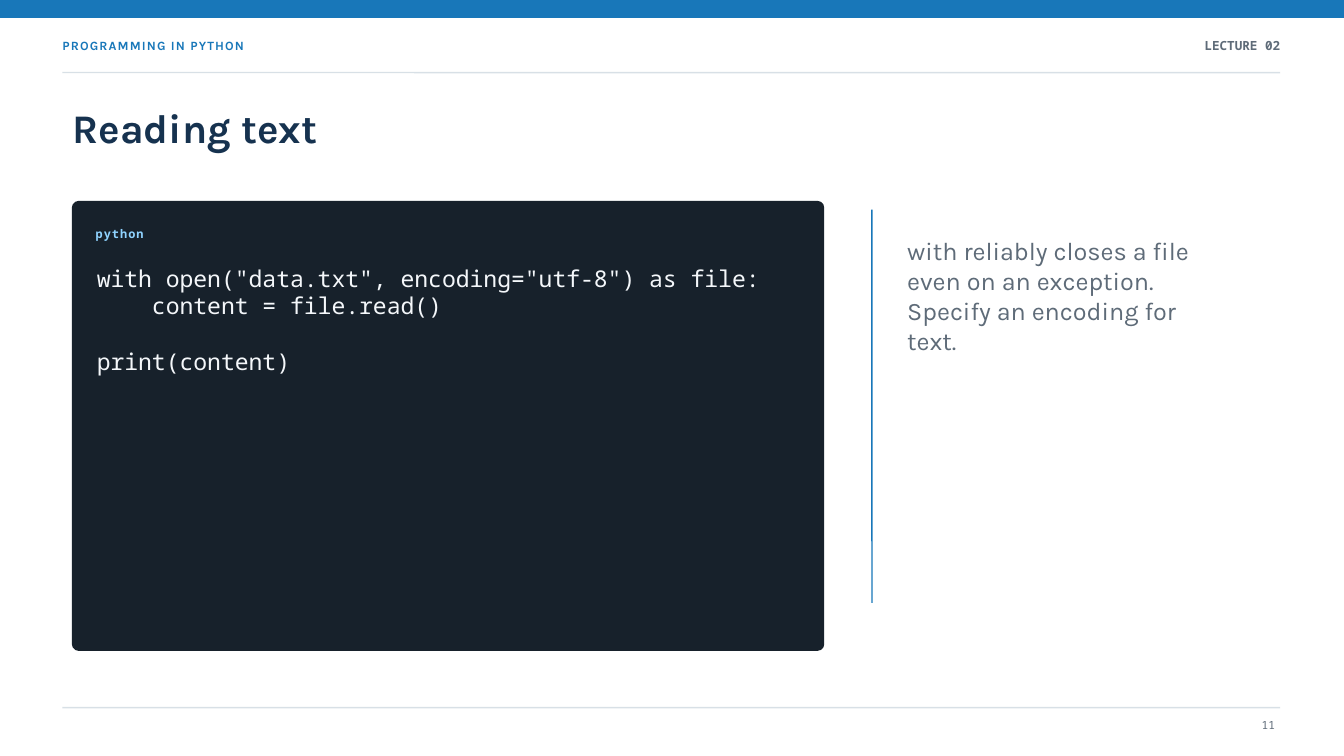
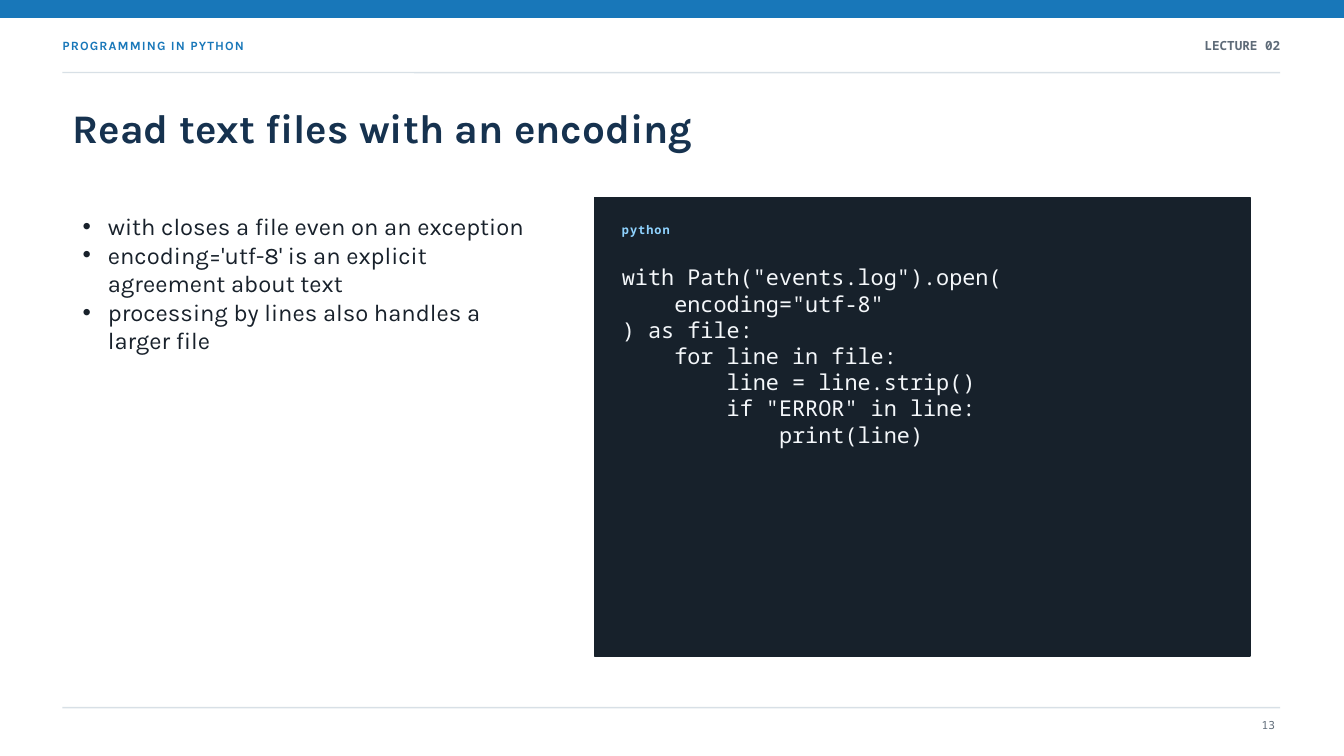
Before and after one commit to marek-horvath/python, a slide deck: slide 13 of presentations/02-skriptovanie-automatizacia.en.pptx (slide 11 before the commit). Drawn at 1344x756 pixels with LibreOffice and Linux fonts; fonts in the diff are those of the drawing. Boxes give left, top, right and bottom in pixels: in the first picture for what was removed or moved away, otherwise in the second. Text is boxed around its words. In the diff, an @@ line names an element or a change of style, - is before the commit and + after.

```diff
--- a/presentations/02-skriptovanie-automatizacia.en.pptx
+++ b/presentations/02-skriptovanie-automatizacia.en.pptx
@@ text at [73,114,692,154]: text changed @@
-Reading text
+Read text files with an encoding
@@ rounded rectangle removed at [73,202,824,650] @@
@@ rectangle added at [595,198,1250,656], fill #17212B, outline #17212B 1 pt @@
@@ text added at [108,218,523,355], 17 pt, text #18212B @@
+• with closes a file even on an exception
+• encoding='utf-8' is an explicit agreement about text
+• processing by lines also handles a larger file
@@ text "python": place and size @@
-text "python" at [96,229,144,241]
+text "python" at [622,225,670,237]
@@ line removed from (872, 210) to (872, 603) @@
@@ text removed at [97,269,760,376] @@
-with open("data.txt", encoding="utf-8") as file:
-content = file.read()
-print(content)
@@ text added at [622,268,1001,449], 15.6 pt, text #F4F7FA @@
+with Path("events.log").open(
+encoding="utf-8"
+) as file:
+for line in file:
+line = line.strip()
+if "ERROR" in line:
+print(line)
@@ text removed at [907,242,1189,351] @@
-with reliably closes a file even on an exception. Specify an encoding for text.
@@ text at [1262,721,1275,729]: text changed @@
-11
+13
```
Also in this commit, not shown: 16 other slides changed, 8 slides added, 17 slides removed, 2 other files.
